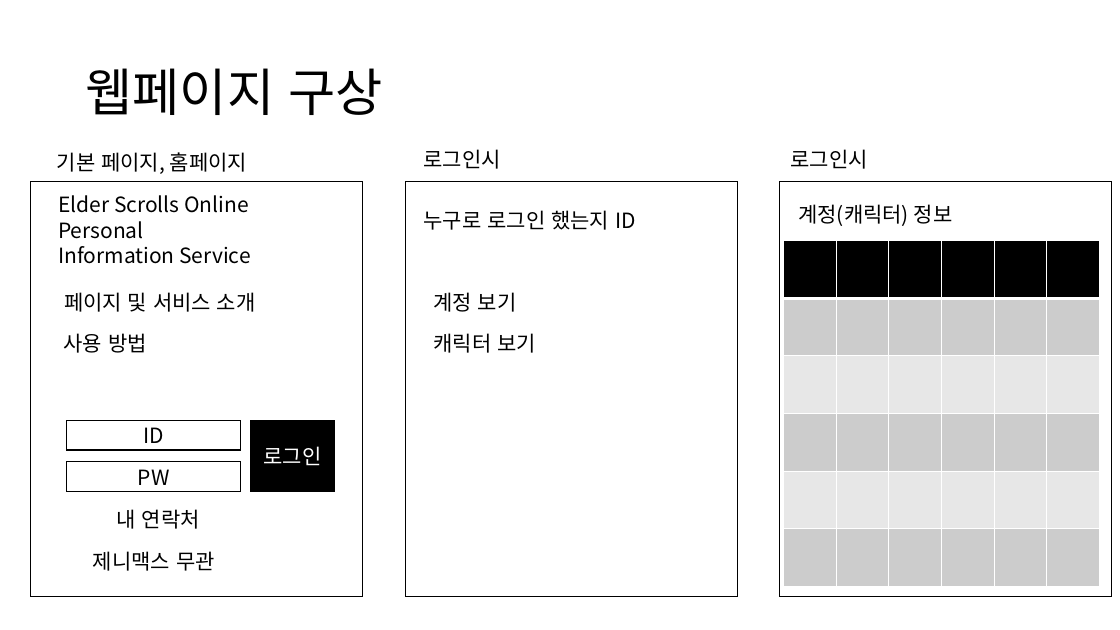
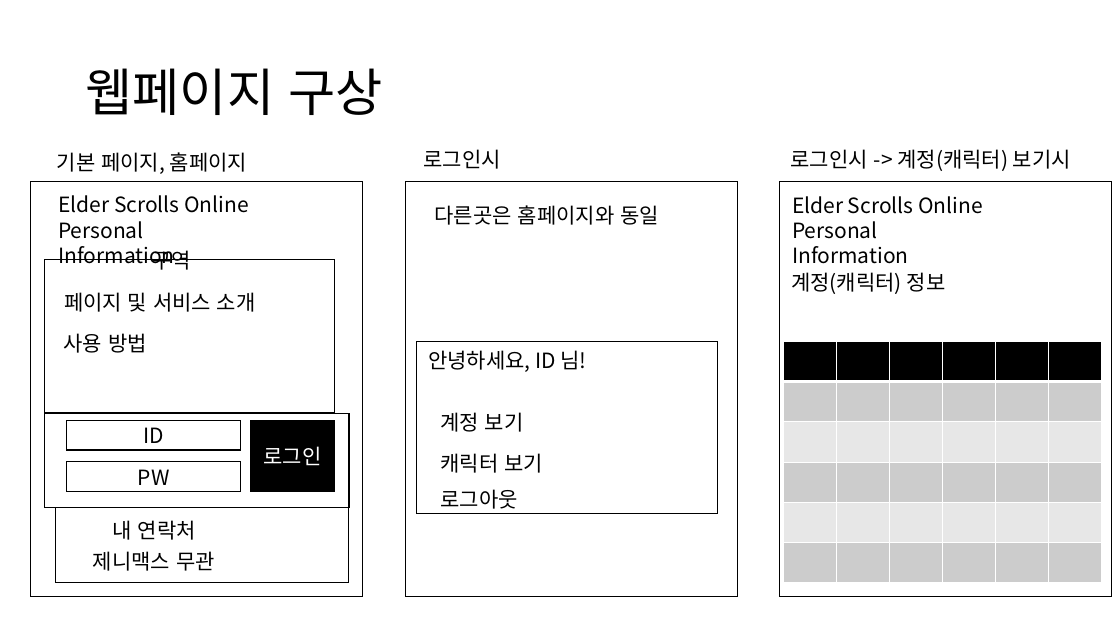
Before and after one commit to DIPOON/ESOAccountInformationChecker, a slide deck: slide 2 of 개념도.pptx. Drawn at 1120x630 pixels with LibreOffice and Linux fonts; fonts in the diff are those of the drawing. Boxes give left, top, right and bottom in pixels: in the first picture for what was removed or moved away, otherwise in the second. Text is boxed around its words. In the diff, an @@ line names an element or a change of style, - is before the commit and + after.

Commit message:
Modify CharacterInformation table
실제로는 서버에서 mysql 쿼리로 테이블을 생성하고 속성을 만들었지만 나중에 이를 이해하기 위해서 개념도에도 그렸다.

```diff
--- a/개념도.pptx
+++ b/개념도.pptx
@@ text at [791, 149, 1071, 171]: text changed @@
-로그인시
+로그인시 -> 계정(캐릭터) 보기시
@@ text at [58, 195, 249, 268]: text changed @@
-Elder Scrolls Online Personal Information Service
+Elder Scrolls Online Personal Information
@@ text added at [435, 205, 659, 225], 18 pt, text #000000 @@
+다른곳은 홈페이지와 동일
@@ text added at [792, 196, 983, 264], 18 pt, text #000000 @@
+Elder Scrolls Online Personal Information
@@ rectangle added at [45, 260, 334, 413], outline #000000 1 pt @@
@@ text added at [152, 250, 191, 270], 18 pt, text #000000 @@
+구역
@@ text "계정(캐릭터) 정보": place and size @@
-text "계정(캐릭터) 정보" at [798, 204, 953, 226]
+text "계정(캐릭터) 정보" at [791, 272, 946, 294]
@@ rectangle added at [417, 341, 718, 513], outline #000000 1 pt @@
@@ text at [428, 350, 587, 372]: text changed @@
-누구로 로그인 했는지 ID
+안녕하세요, ID 님!
@@ table: place and size @@
-table at [784, 241, 1102, 587]
+table at [784, 341, 1102, 583]
@@ rectangle added at [45, 413, 349, 507], outline #000000 1 pt @@
@@ text "계정 보기": place and size @@
-text "계정 보기" at [433, 292, 517, 312]
+text "계정 보기" at [440, 412, 524, 432]
@@ text "캐릭터 보기": place and size @@
-text "캐릭터 보기" at [433, 333, 536, 353]
+text "캐릭터 보기" at [440, 453, 543, 473]
@@ rectangle added at [55, 507, 349, 583], outline #000000 1 pt @@
@@ text added at [440, 489, 517, 509], 18 pt, text #000000 @@
+로그아웃
@@ text "내 연락처": place and size @@
-text "내 연락처" at [117, 509, 200, 529]
+text "내 연락처" at [113, 520, 196, 540]
```
Also in this commit, not shown: 1 other slide changed.
